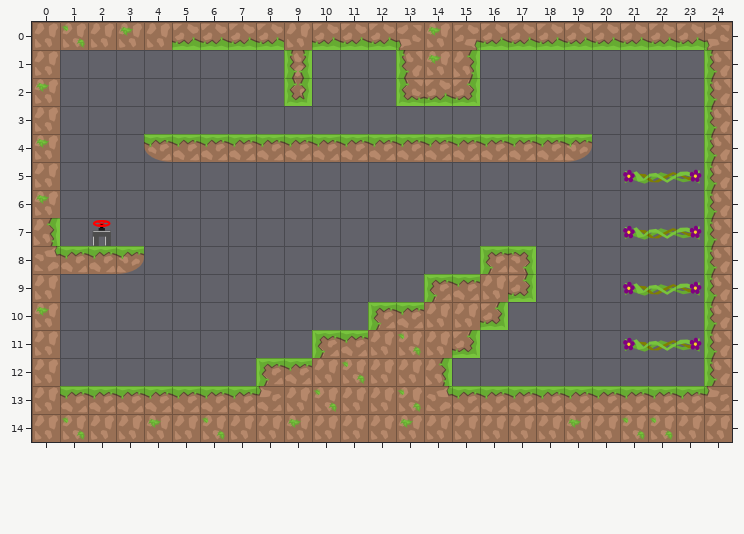
A Tiled map gets an edit: android/assets/levels/ins_level_12.tmx. The first picture shows the starting point.
Cells are 128x128 px. Shown: x 0..24, y 0..14.
The result:
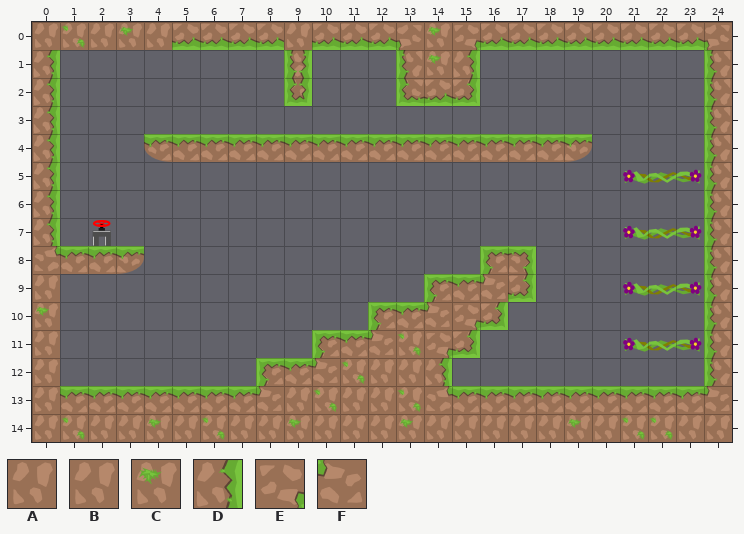
Key: from "tiles_128x128": A 0; from "tiles_128x128_green": B 4, C 7, D 10, E 24, F 34.
_ is an empty cell.
Diff:
Layer "graphics":
y 1: x 0 A -> D
y 2: x 0 C -> D
y 3: x 0 A -> D
y 4: x 0 C -> D
y 5: x 0 A -> D
y 6: x 0 C -> D
y 9: x 16 B -> F
y 10: x 14..15 BB -> FE
y 11: x 12 B -> F; x 14 B -> E
y 12: x 10 B -> F
